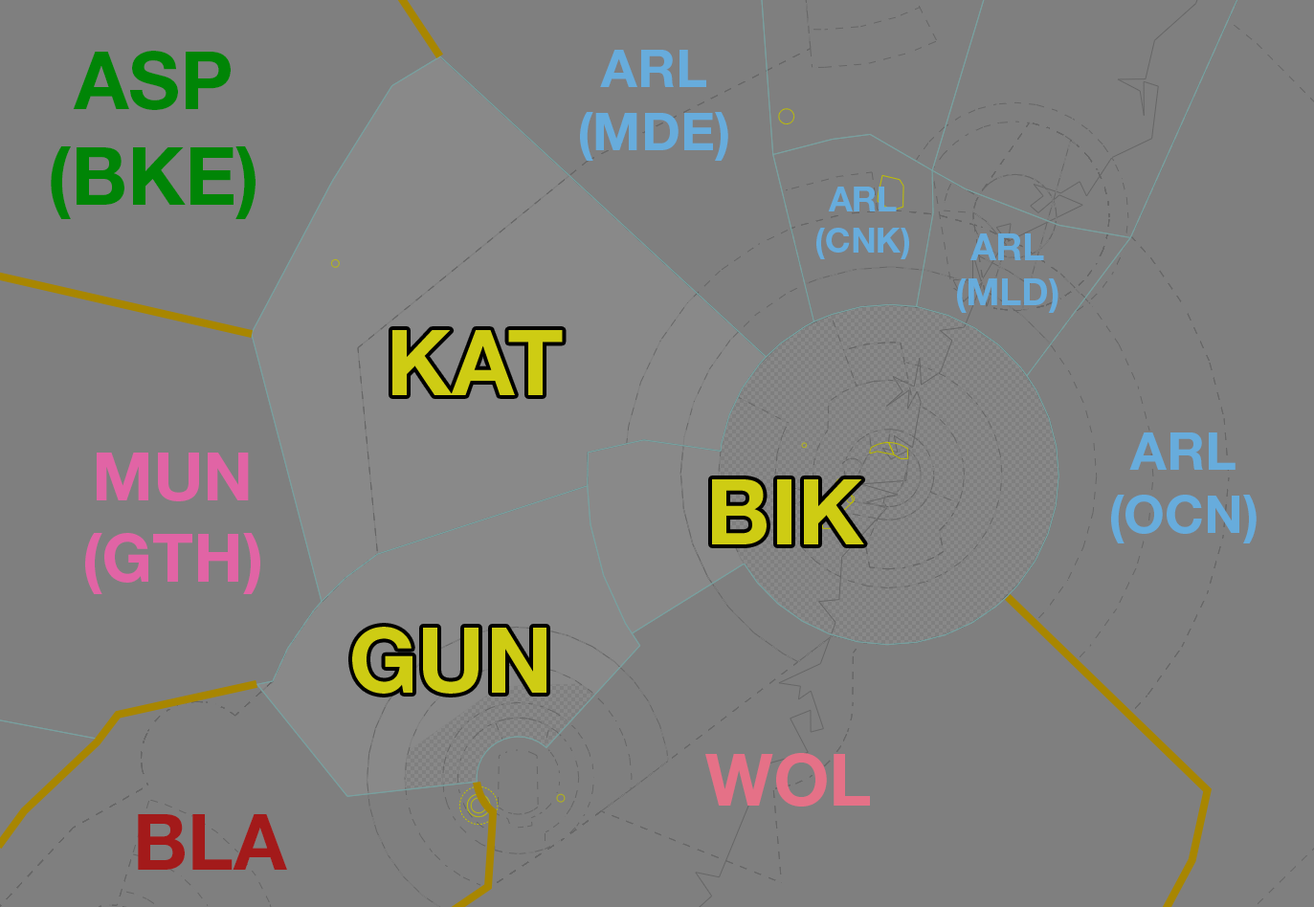
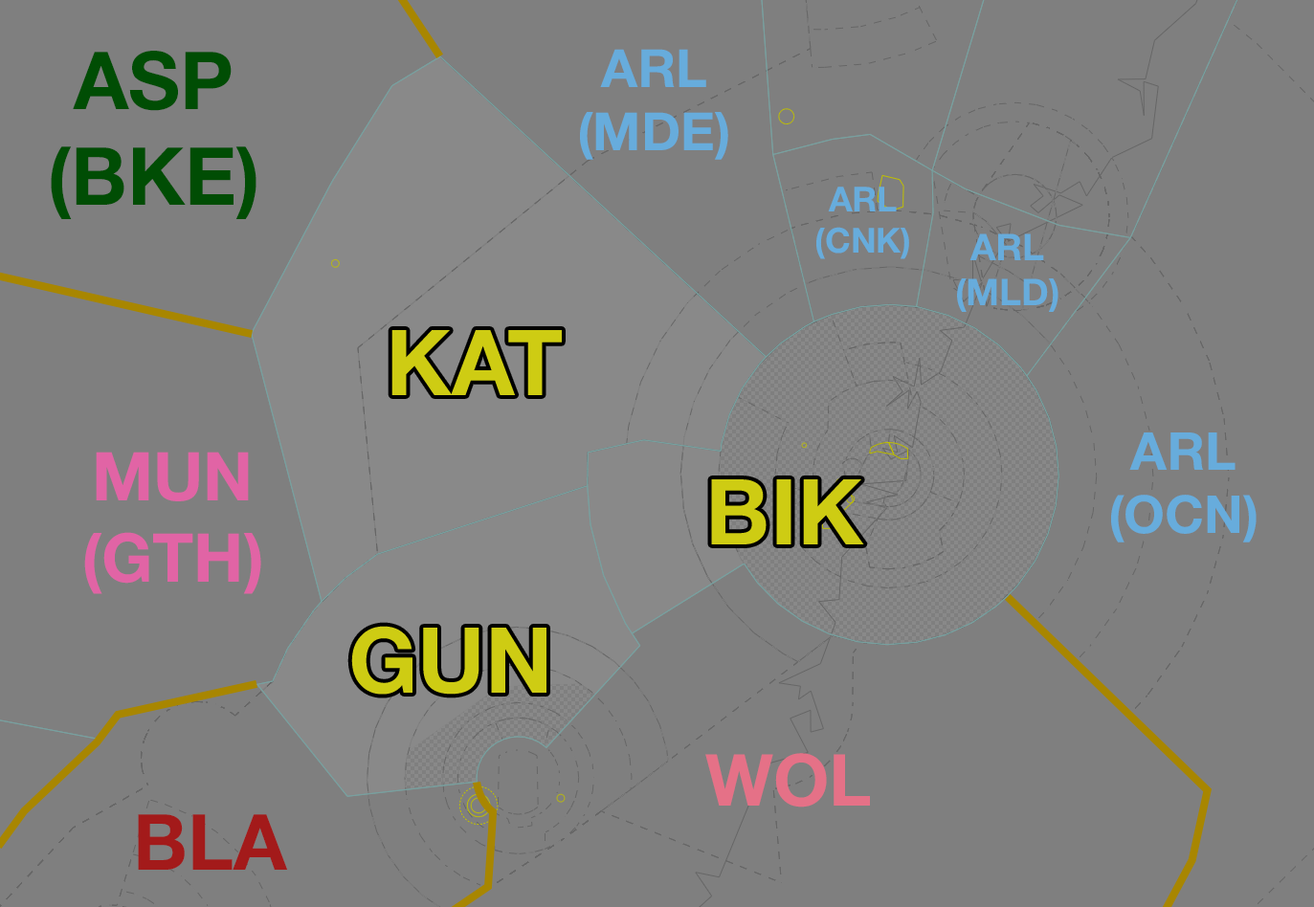
Layered file, before and after one edit (1314x907). Changes by layer:
painted on "KAT" over [391, 330, 563, 396]
painted on "GUN" over [351, 625, 533, 695]
painted on "BIK" over [710, 479, 864, 545]
painted on "ASP (BKE)" over [50, 50, 257, 220]
painted on "BLA" over [137, 814, 288, 870]
painted on "MUN (GTH)" over [84, 451, 262, 595]
painted on "ARL (MDE)" over [579, 48, 729, 161]
painted on "ARL (CNK)" over [816, 186, 909, 260]
painted on "ARL (MLD)" over [956, 233, 1059, 313]
painted on "ARL (OCN)" over [1110, 432, 1257, 544]
painted on "WOL" over [705, 752, 845, 808]
